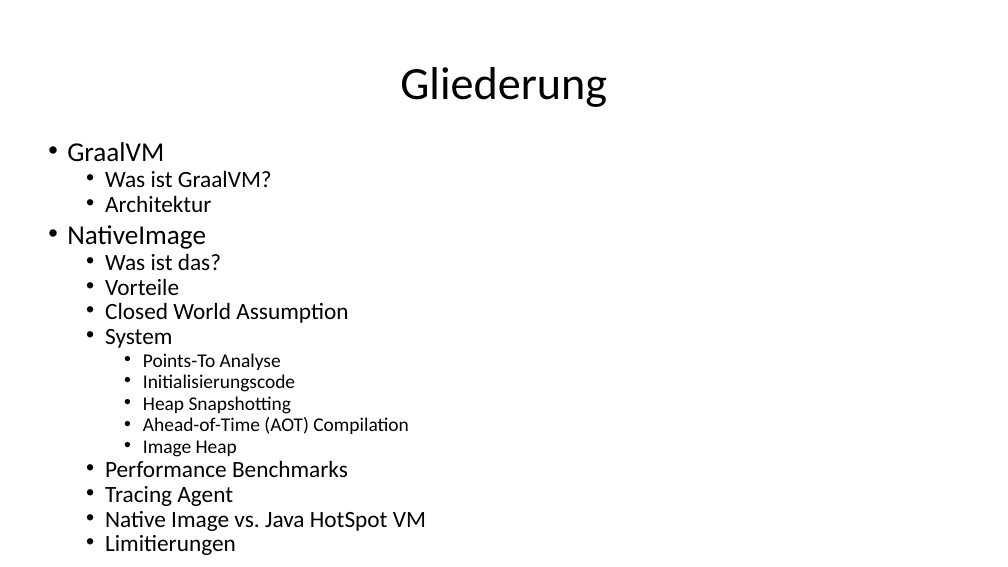
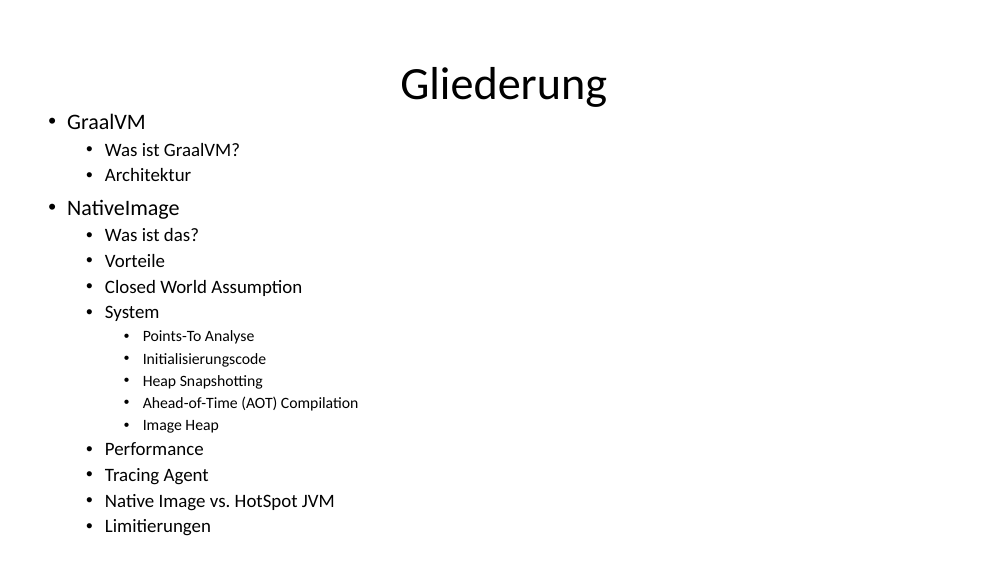
Before and after one commit to ErikSimonsen/Seminar_GraalVM_NativeImage, a slide deck: slide 2 of Seminar-GraalVM-NativeImage.pptx. Drawn at 1008x567 pixels with LibreOffice and Linux fonts; fonts in the diff are those of the drawing. Boxes give left, top, right and bottom in pixels: in the first picture for what was removed or moved away, otherwise in the second. Text is boxed around its words. In the diff, an @@ line names an element or a change of style, - is before the commit and + after.

```diff
--- a/Seminar-GraalVM-NativeImage.pptx
+++ b/Seminar-GraalVM-NativeImage.pptx
@@ text "GraalVM": place and size @@
-text "GraalVM" at (67,142,426,555)
+text "GraalVM" at (67,113,358,536)
@@ text at (67,113,358,536): size 25.9 to 21 pt in "GraalVM", "NativeImage"; size 22.2 to 18 pt in "Was ist GraalVM?", "Architektur", "Was ist das?", "Vorteile" and 4 more places; size 18.5 to 15 pt in "Points-To Analyse", "Initialisierungscode", "Heap Snapshotting", "Ahead-of-Time (AOT) Compilation" and 1 more places; line spacing 0.7 to 0.9 @@
@@ text at (105,442,204,455): text changed; size 22.2 to 18 pt @@
-  • Performance Benchmarks
+  • Performance
@@ text at (105,494,335,511): text changed; size 22.2 to 18 pt @@
-  • Native Image vs. Java HotSpot VM
+  • Native Image vs. HotSpot JVM
```
Also in this commit, not shown: 17 other slides changed, 1 slide added, 1 other file.
